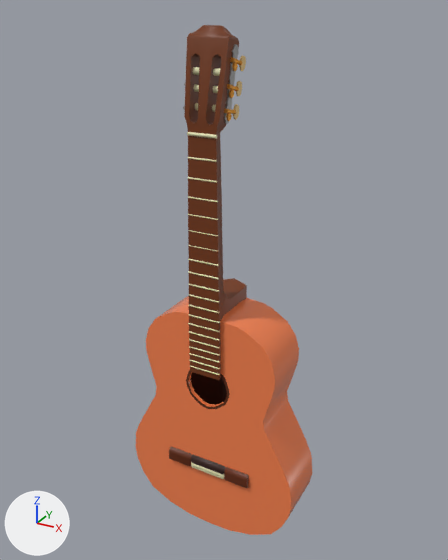
An edit to the FBX model Assets/Models/huonekalut/guitar.fbx, drawn before and after from the same camera.
Both versions are drawn from a 50 mm camera at (2.76, -4.89, 4.08) aimed at (0.03, 0.08, 1.6). The lights are fixed; the arrows at lower left show +X, +Y and +Z. Vertices at the same position are counted once.

Script lines for the objects in view, before the commit:
```python
me_cube_004 = bpy.data.meshes.new('Cube.004')
me_cube_004.from_pydata(...)  # 2197 vertices, 1739 faces; spans x -0.94..1.01, y -0.34..0.29, z -1.25..3.95
# faces by material slot: [20, 202, 145, 182, 272, 330, 420, 168]
me_cube_004.materials.append(mat_material_003)  # brown #31130a
me_cube_004.materials.append(mat_material)  # orange #f7824f
me_cube_004.materials.append(mat_material_001)  # brown #72350b
me_cube_004.materials.append(mat_material_002)  # brown #612500
me_cube_004.materials.append(mat_material_007)  # beige #e7e4b6
me_cube_004.materials.append(mat_material_004)  # grey #a4a4a4
me_cube_004.materials.append(mat_material_005)  # orange #e7a241
me_cube_004.materials.append(mat_material_006)  # beige #e7c583
ob_kitara = bpy.data.objects.new('kitara', me_cube_004)
ob_kitara.location = (0.0, 0.0, 0.0)
```
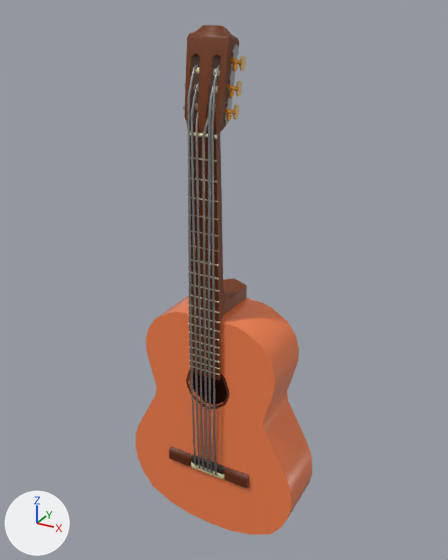
Location of each change, (x1, y1, x2, y2) in pixels of the pictures (448 x 560 px; the box of a moved part takes in the faces that stretch with it):
part 1 of me_cube_004, added: after (190, 82, 200, 469)
part 2 of me_cube_004, added: after (195, 111, 205, 471)
part 3 of me_cube_004, added: after (202, 109, 212, 472)
part 4 of me_cube_004, added: after (208, 82, 217, 474)
part 5 of me_cube_004, added: after (211, 65, 221, 475)
part 6 of me_cube_004, moved or reshaped (not visible before): after (187, 64, 198, 466)

What changed in the scene script:
```text
Change me_cube_004:
    used by ob_kitara; location = (0.0, 0.0, 0.0)
    remove me_cube_004.from_pydata(...)  # 2197 vertices, 1739 faces; spans x -0.94..1.01, y -0.34..0.29, z -1.25..3.95
    add me_cube_004.from_pydata(...)  # 2493 vertices, 2003 faces; spans x -0.94..1.01, y -0.38..0.29, z -1.25..3.95
    me_cube_004 part 1: a new loose piece of 48 vertices spanning x -0.06..-0.04, y -0.38..-0.2, z -0.5..3.51, in mat_material_004 (grey #a4a4a4)
    me_cube_004 part 2: a new loose piece of 48 vertices spanning x -0.03..0.01, y -0.38..-0.21, z -0.5..3.36, in mat_material_004 (grey #a4a4a4)
    me_cube_004 part 3: a new loose piece of 48 vertices spanning x 0.05..0.1, y -0.38..-0.21, z -0.5..3.36, in mat_material_004 (grey #a4a4a4)
    me_cube_004 part 4: a new loose piece of 48 vertices spanning x 0.09..0.13, y -0.38..-0.22, z -0.5..3.52, in mat_material_004 (grey #a4a4a4)
    me_cube_004 part 5: a new loose piece of 48 vertices spanning x 0.13..0.17, y -0.38..-0.2, z -0.5..3.65, in mat_material_004 (grey #a4a4a4)
    me_cube_004 part 6
    75 vertices are removed from x -0.82..0.89, y -0.26..0.19, z -1.08..1.21
    39 faces are deleted
    1 vertex moves from x 0.8, y -0.26, z -0.13 to x -0.1, y -0.32, z -0.5
    55 vertices are added at x -0.11..0.12, y -0.38..-0.18, z -0.5..3.65
    1 new face joins them, mat_material_001 (brown #72350b)
    44 new faces join them, mat_material_004 (grey #a4a4a4)
```
